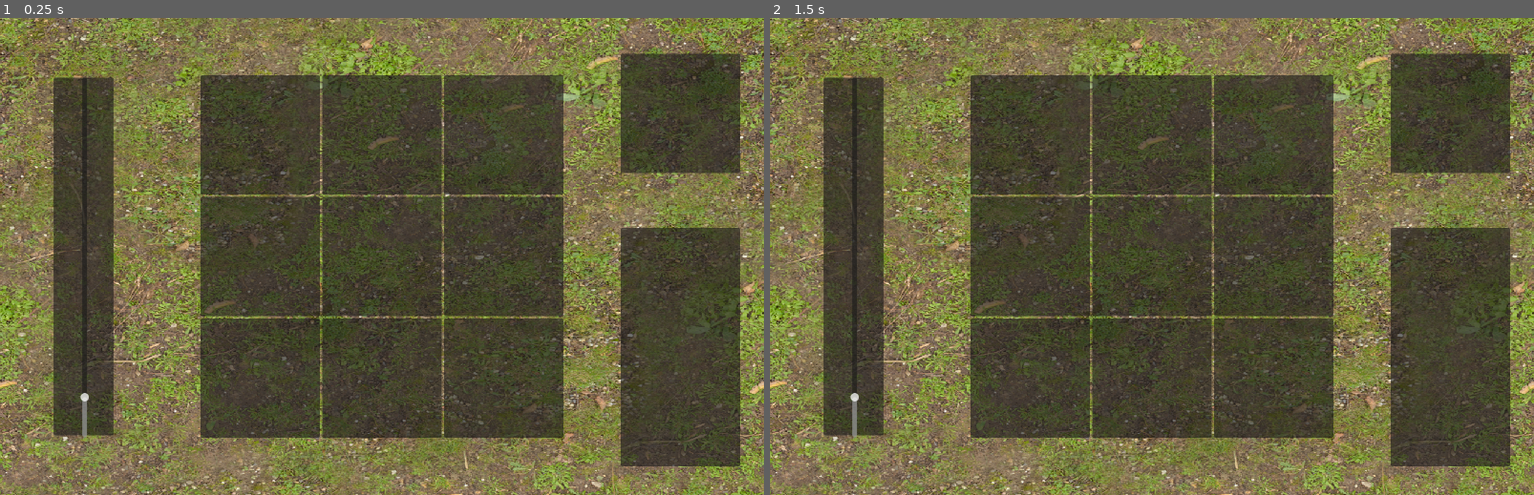
Above: before the commit, frames 1-2 (left to right).
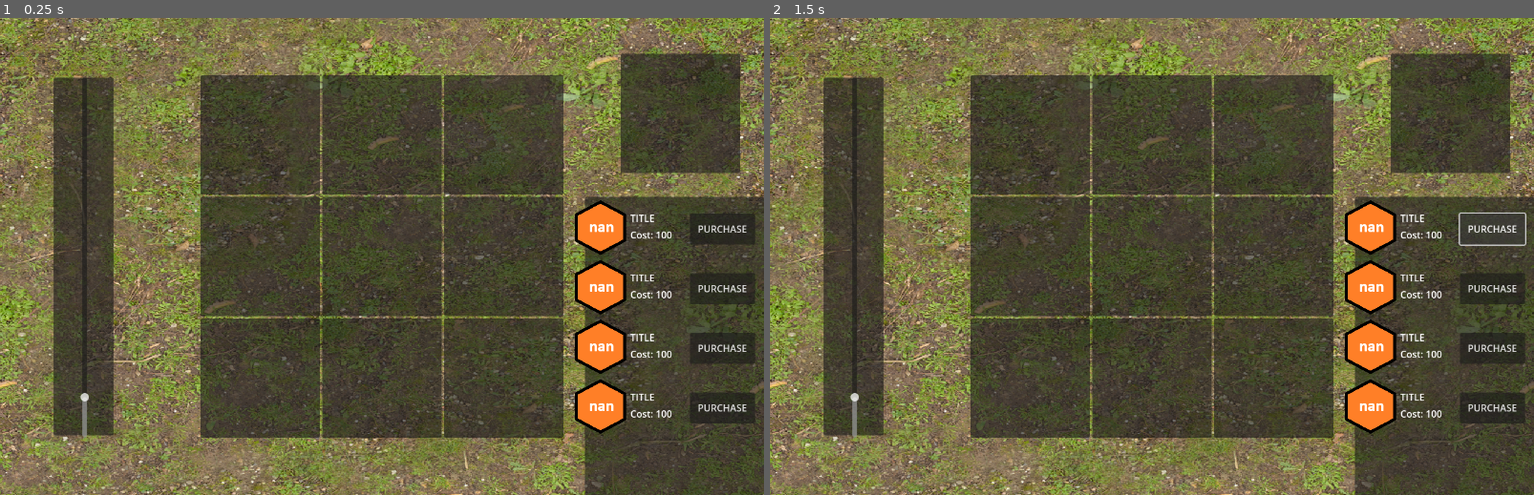
Above: after the commit, the same moments.

Repository: jintachi/GWJ85
Game: Godot game, scene res://scenes/main.tscn
The game is run twice, just before and just after one commit, with the same random seed, the same clock (stepped at 60 frames per second) and the same inputs.
Inputs (mouse positions are in pixels of both pictures, inside the frame that each line leads up to):
- Up to frame 1 (0.25 s): no input
- Up to frame 2 (1.5 s): click (1495, 227) at 0.5 s, where only the run after the commit has a clickable "PURCHASE"; click (1495, 227) at 1.25 s, where only the run after the commit has a clickable "PURCHASE"

The runs differ from the first frame. In frame 1, 8.7% of the frame differs, in the area x 75-100%, y 37-100%; in frame 2, 8.6%.

Commit message:
nan

Diff:
--- a/scenes/main.tscn
+++ b/scenes/main.tscn
@@ -1,7 +1,8 @@
-[gd_scene load_steps=3 format=3 uid="uid://bf0e0l206u8xd"]
+[gd_scene load_steps=4 format=3 uid="uid://bf0e0l206u8xd"]
 
 [ext_resource type="Texture2D" uid="uid://cvwehbibylumi" path="res://assets/IMAGES/Ground003_1K-JPG_Color.jpg" id="1_o5qli"]
 [ext_resource type="Theme" uid="uid://b5ldjeqg05ylx" path="res://assets/THEMES/new_theme.tres" id="2_0wfyh"]
+[ext_resource type="PackedScene" uid="uid://dovf40pax5p1w" path="res://scenes/purchasable.tscn" id="2_sugp2"]
 
 [node name="Main" type="Node"]
 
@@ -26,7 +27,29 @@
 grow_vertical = 0
 
 [node name="Panel" type="Panel" parent="UI/CenterContainer"]
-custom_minimum_size = Vector2(200, 400)
+custom_minimum_size = Vector2(300, 500)
+layout_mode = 2
+
+[node name="GridContainer" type="GridContainer" parent="UI/CenterContainer/Panel"]
+custom_minimum_size = Vector2(250, 400)
+layout_mode = 0
+offset_left = 25.0
+offset_top = 50.0
+offset_right = 275.0
+offset_bottom = 550.0
+theme_override_constants/h_separation = 100
+theme_override_constants/v_separation = 100
+
+[node name="Purchasable" parent="UI/CenterContainer/Panel/GridContainer" instance=ExtResource("2_sugp2")]
+layout_mode = 2
+
+[node name="Purchasable2" parent="UI/CenterContainer/Panel/GridContainer" instance=ExtResource("2_sugp2")]
+layout_mode = 2
+
+[node name="Purchasable3" parent="UI/CenterContainer/Panel/GridContainer" instance=ExtResource("2_sugp2")]
+layout_mode = 2
+
+[node name="Purchasable4" parent="UI/CenterContainer/Panel/GridContainer" instance=ExtResource("2_sugp2")]
 layout_mode = 2
 
 [node name="CenterContainer3" type="CenterContainer" parent="UI"]
--- /dev/null
+++ b/scenes/purchasable.tscn
@@ -0,0 +1,31 @@
+[gd_scene load_steps=2 format=3 uid="uid://dovf40pax5p1w"]
+
+[ext_resource type="Texture2D" uid="uid://dj2x822d4unq0" path="res://assets/IMAGES/nan.png" id="1_xjlsm"]
+
+[node name="Purchasable" type="Control"]
+layout_mode = 3
+anchors_preset = 0
+
+[node name="Sprite2D" type="Sprite2D" parent="."]
+texture = ExtResource("1_xjlsm")
+
+[node name="Title" type="RichTextLabel" parent="."]
+offset_left = 51.0
+offset_top = -26.0
+offset_right = 173.0
+offset_bottom = 7.0
+text = "TITLE"
+
+[node name="Cost" type="RichTextLabel" parent="."]
+offset_left = 51.0
+offset_top = 2.0
+offset_right = 176.0
+offset_bottom = 35.0
+text = "Cost: 100"
+
+[node name="Button" type="Button" parent="."]
+offset_left = 151.0
+offset_top = -22.0
+offset_right = 260.0
+offset_bottom = 30.0
+text = "PURCHASE"
Binary file added: assets/IMAGES/nan.png
Not shown, added: assets/IMAGES/nan.png.import
